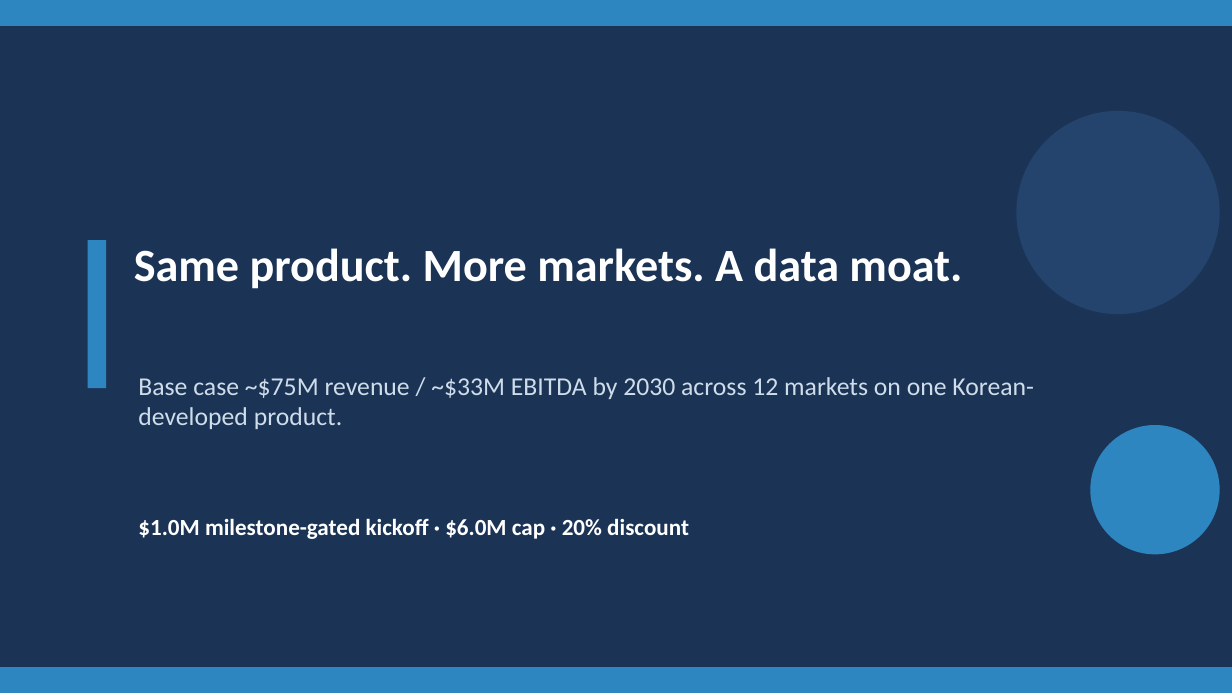
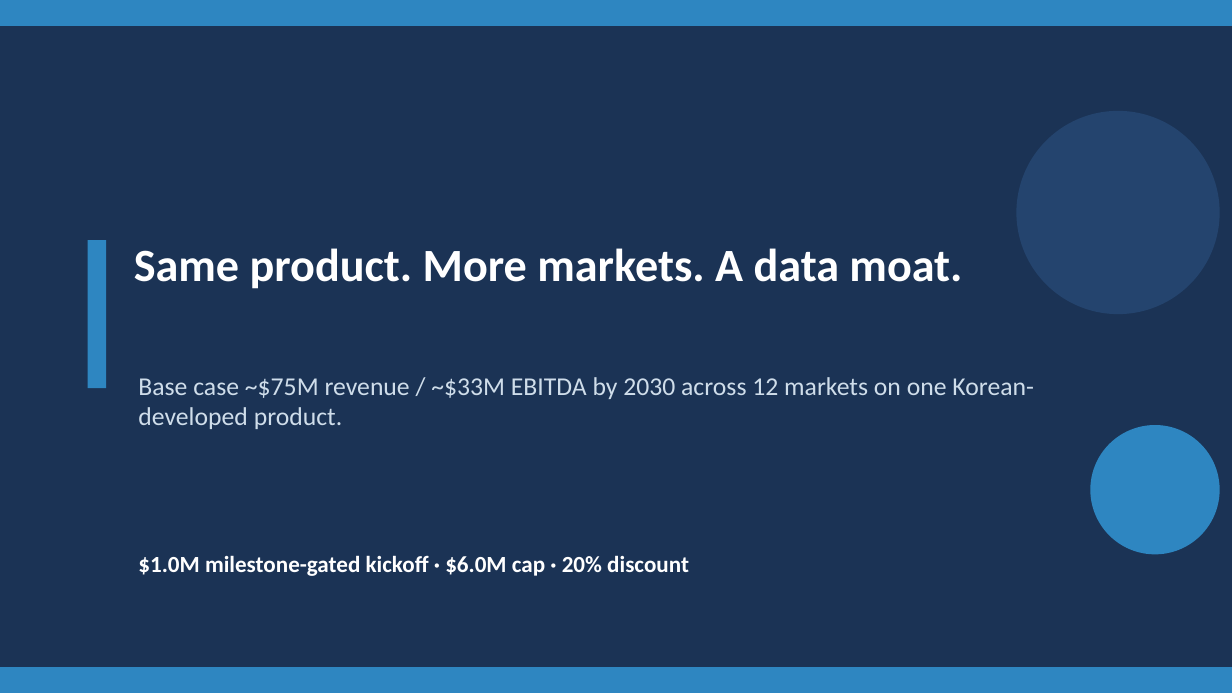
Before and after one commit to leicatam/gamification, a slide deck: slide 16 of synexo/Synapep_Investor_Deck.pptx. Drawn at 1232x693 pixels with LibreOffice and Linux fonts; fonts in the diff are those of the drawing. Boxes give left, top, right and bottom in pixels: in the first picture for what was removed or moved away, otherwise in the second. Text is boxed around its words. In the diff, an @@ line names an element or a change of style, - is before the commit and + after.

```diff
--- a/synexo/Synapep_Investor_Deck.pptx
+++ b/synexo/Synapep_Investor_Deck.pptx
@@ text "$1.0M milestone-gated kickoff · $6.0M ...": place and size @@
-text "$1.0M milestone-gated kickoff · $6.0M ..." at box(138, 518, 689, 539)
+text "$1.0M milestone-gated kickoff · $6.0M ..." at box(138, 555, 689, 576)
```
Also in this commit, not shown: 15 other slides changed, 1 other file.
